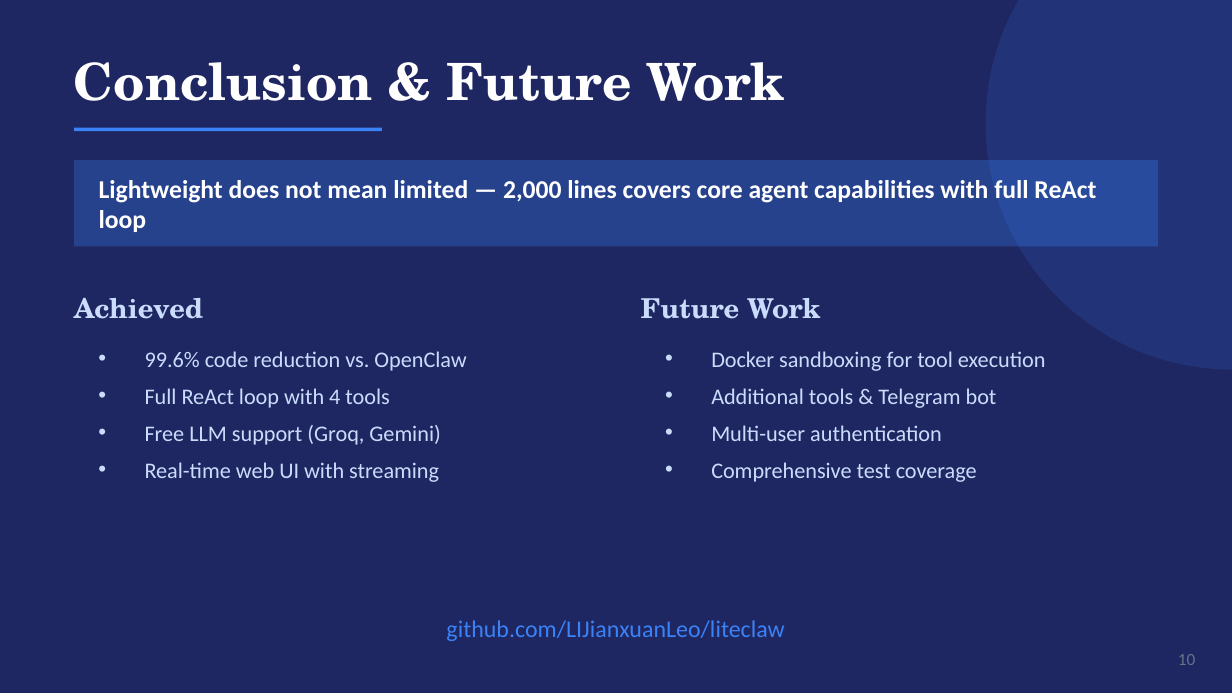
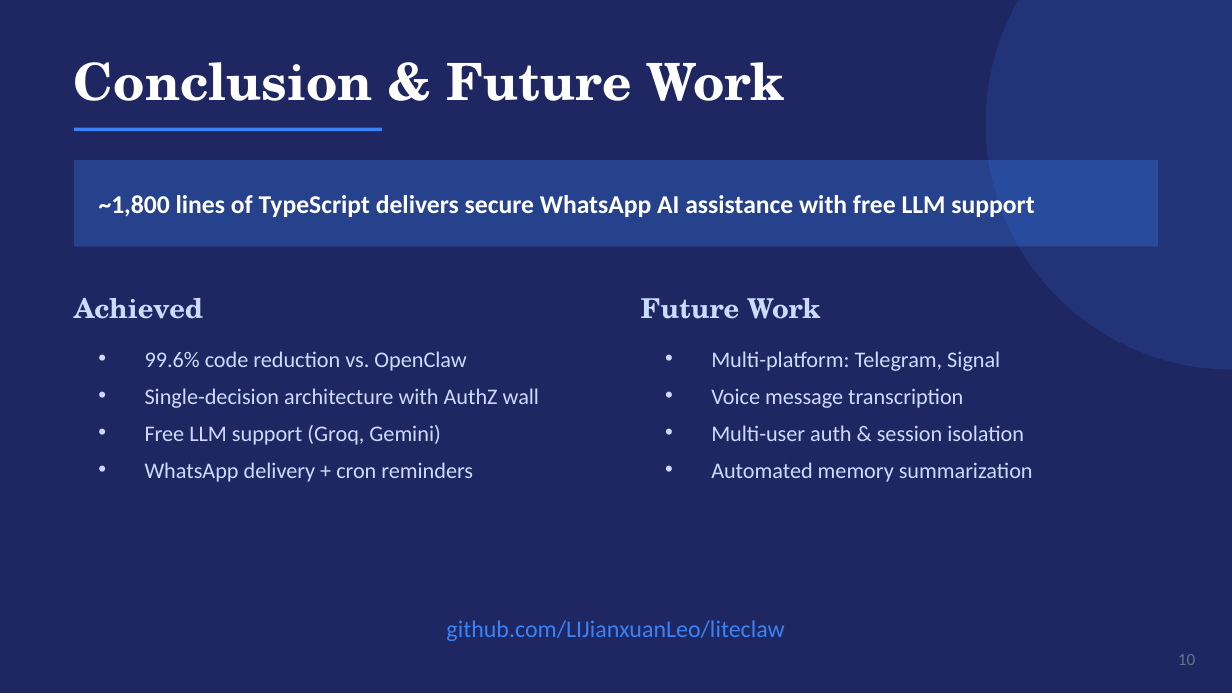
Before and after one commit to LIJianxuanLeo/liteclaw, a slide deck: slide 10 of docs/presentation.pptx. Drawn at 1232x693 pixels with LibreOffice and Linux fonts; fonts in the diff are those of the drawing. Boxes give left, top, right and bottom in pixels: in the first picture for what was removed or moved away, otherwise in the second. Text is boxed around its words. In the diff, an @@ line names an element or a change of style, - is before the commit and + after.

```diff
--- a/docs/presentation.pptx
+++ b/docs/presentation.pptx
@@ text at box(99, 195, 1034, 217): text changed @@
-Lightweight does not mean limited — 2,000 lines covers core agent capabilities with full ReAct loop
+~1,800 lines of TypeScript delivers secure WhatsApp AI assistance with free LLM support
@@ text at box(711, 351, 1033, 482): text changed @@
-• Docker sandboxing for tool execution
-• Additional tools & Telegram bot
-• Multi-user authentication
-• Comprehensive test coverage
+• Multi-platform: Telegram, Signal
+• Voice message transcription
+• Multi-user auth & session isolation
+• Automated memory summarization
@@ text at box(145, 388, 539, 408): text changed @@
-• Full ReAct loop with 4 tools
+• Single-decision architecture with AuthZ wall
@@ text at box(145, 462, 473, 482): text changed @@
-• Real-time web UI with streaming
+• WhatsApp delivery + cron reminders
```
Also in this commit, not shown: 2 other slides changed, 7 slides added, 7 slides removed, 4 other files.
